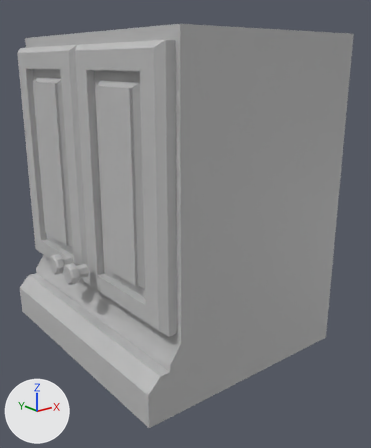
The FBX model Assets/Kim's Folder/models/stove_fan.fbx as it was, and as the next commit left it.
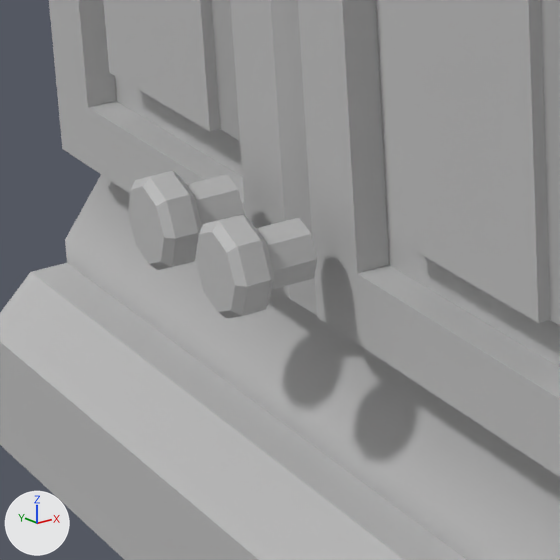
Each version is shown whole from a 50 mm camera at (-0.95, -1.28, 2.576) aimed at (0.021, -0.066, 2.09), then close up on the part from 6% to 38% of the width and 49% to 75% of the height. The axes (+X, +Y, +Z) are drawn at lower left. The lights are the same throughout. Where no turn or scale is listed for an object, it has been applied to the vertices.
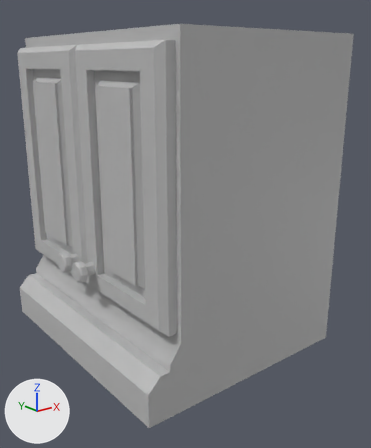
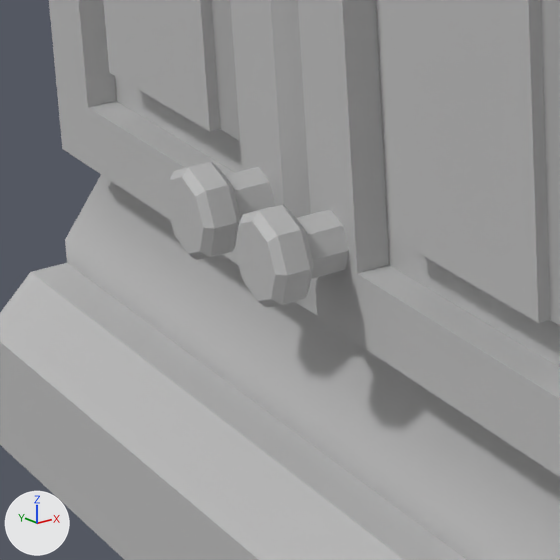
Changed parts and their boxes (x1, y1, x2, y2) in the close-ups (560 x 560 px; the box of a moved part takes in the faces that stretch with it):
part 1 of me_mesh, moved or reshaped
    before: (128, 171, 244, 270)
    after: (167, 162, 275, 260)
part 2 of me_mesh, moved or reshaped
    before: (195, 215, 317, 319)
    after: (235, 205, 349, 307)

What the commit changed:
me_mesh has 252 vertices, 231 faces and spans x -0.36..0.36, y -0.4..0.4, z -0.51..0.45.
me_mesh is used by ob_polysurface153; location (-0.0199, 0.0, 2.2017).
me_mesh part 1: the loose piece of 56 vertices spanning x -0.36..-0.304, y 0.018..0.08, z -0.218..-0.156 is moved by (0.026, 0.0, 0.0).
me_mesh part 2: the loose piece of 56 vertices spanning x -0.36..-0.304, y -0.075..-0.013, z -0.218..-0.156 is moved by (0.026, 0.0, 0.0).
